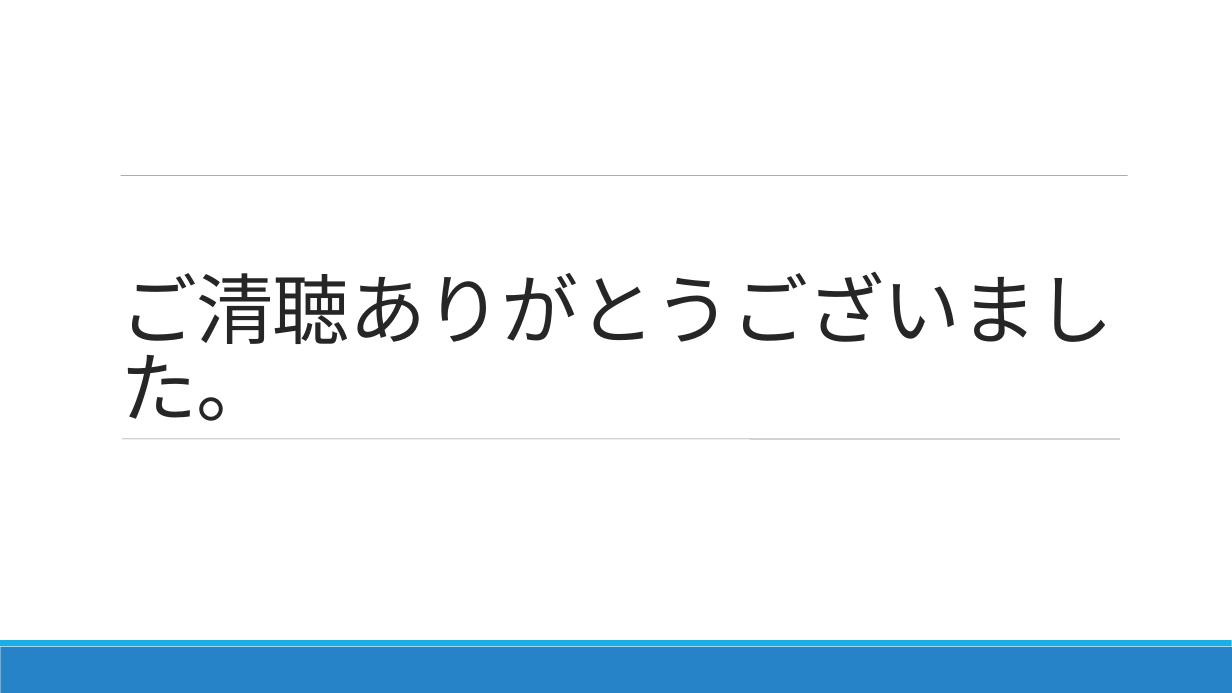
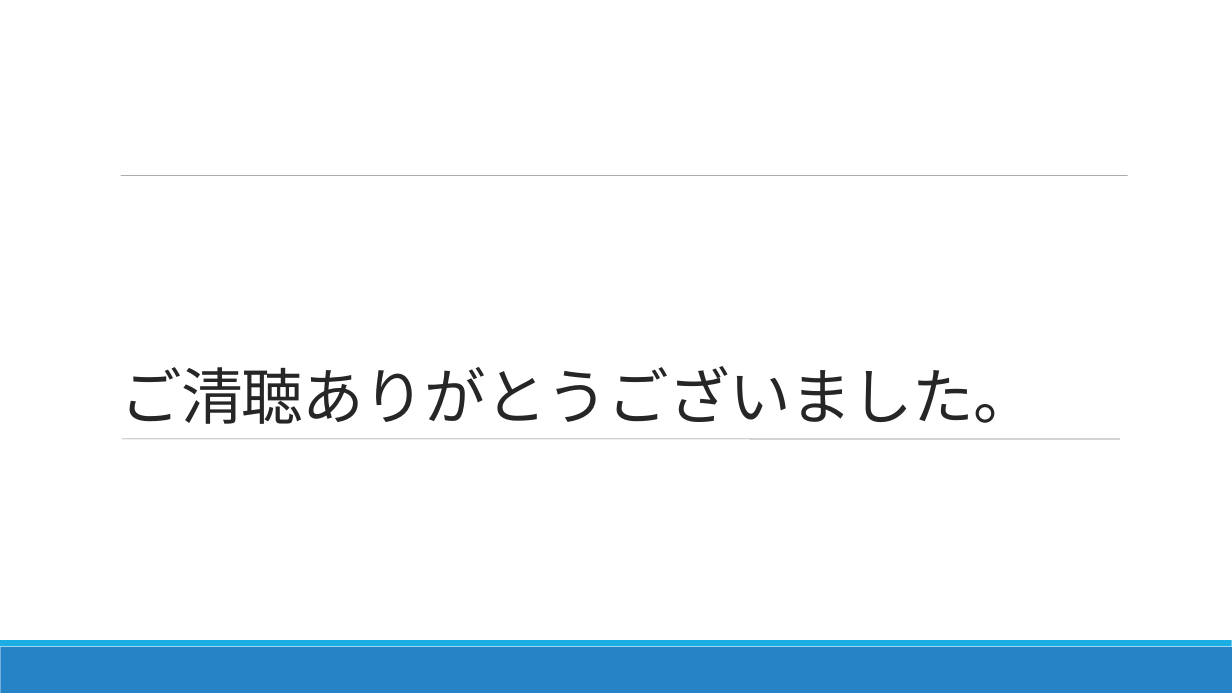
Before and after one commit to exitanz/graph, a slide deck: slide 20 of ゼミ用/99その他/卒研発表用/卒業研究発表資料 パワポ.odp (slide 18 before the commit). Drawn at 1232x693 pixels with LibreOffice and Linux fonts; fonts in the diff are those of the drawing. Boxes give left, top, right and bottom in pixels: in the first picture for what was removed or moved away, otherwise in the second. Text is boxed around its words. In the diff, an @@ line names an element or a change of style, - is before the commit and + after.

```diff
--- a/ゼミ用/99その他/卒研発表用/卒業研究発表資料 パワポ.odp
+++ b/ゼミ用/99その他/卒研発表用/卒業研究発表資料 パワポ.odp
@@ title "ご清聴ありがとうございました。" at box(120, 366, 1035, 424): size 60 to 48 pt @@
```
Also in this commit, not shown: 2 other slides changed, 2 slides added, 3 other files.
